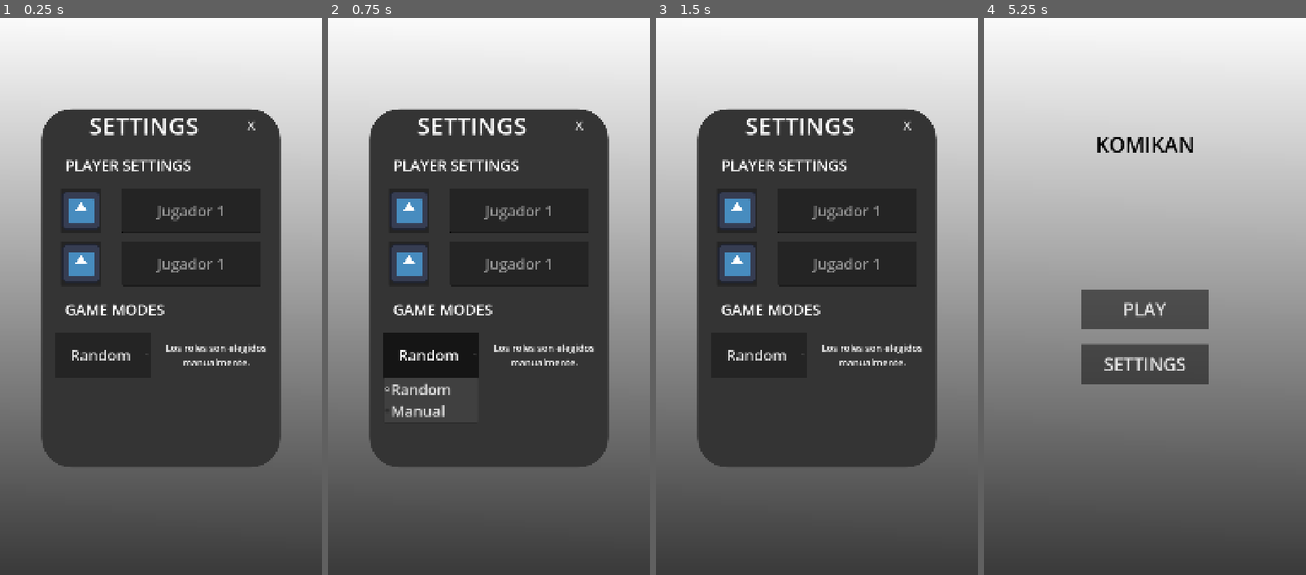
Above: before the commit, frames 1-4 (left to right).
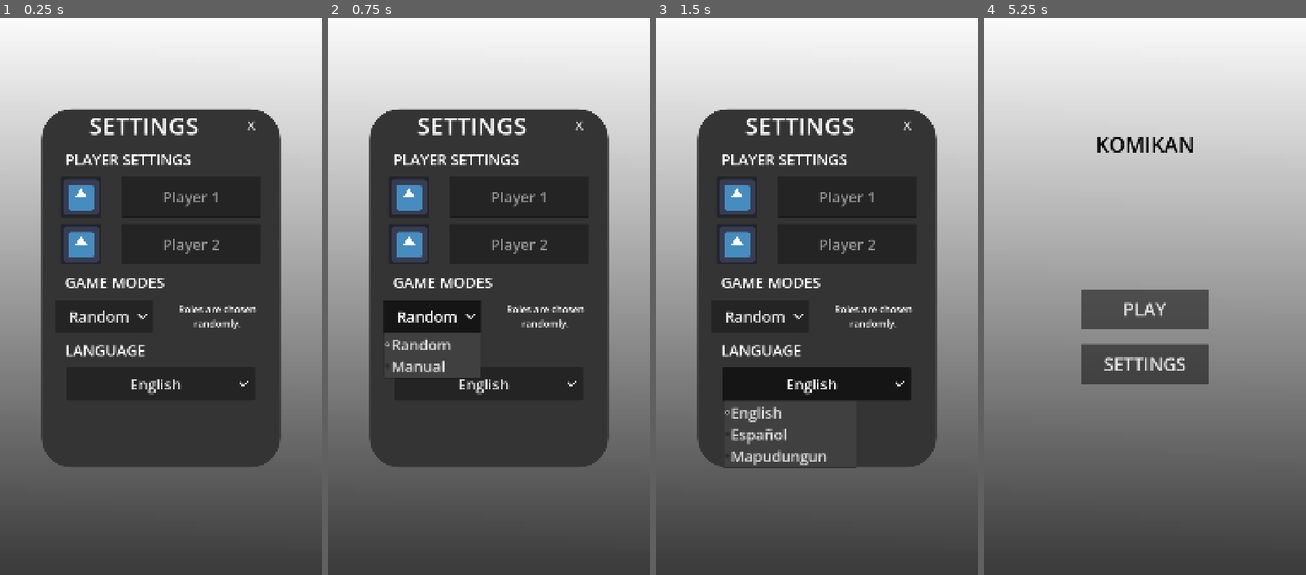
Above: after the commit, the same moments.

Repository: LeYohan-rgb/komikan
Game: Godot game, scene res://Scenes/main_menu.tscn
The game is run twice, just before and just after one commit, with the same random seed, the same clock (stepped at 60 frames per second) and the same inputs. The engine's default icon, where the game draws it, is replaced by a stand-in: a white triangle on a blue panel in a dark square.
Inputs (mouse positions are in pixels of both pictures, inside the frame that each line leads up to):
- Up to frame 1 (0.25 s): no input
- Up to frame 2 (0.75 s): click "Random" at 0.5 s
- Up to frame 3 (1.5 s): click (817, 385) at 1.25 s, where only the run after the commit has a clickable "English"
- Up to frame 4 (5.25 s): click "PLAY" at 2 s; click "PLAY" at 2.75 s; click (1064, 212) at 3.52 s; click "SETTINGS" at 4.25 s; click "X" at 5 s

The runs differ from the first frame. In frame 1, 5.0% of the frame differs, in the area x 19-83%, y 24-68%; in frame 2, 9.3%, in the area x 17-83%, y 24-72%; in frame 3, 8.8%; in frame 4, nothing differs.
Error after the commit: Parse Error: Property with inline code must go to an indented block. (res://Scripts/global.gd:10)

Commit message:
Added language customization for English, Spanish and Mapudungun

Diff:
--- a/Scenes/main_menu.tscn
+++ b/Scenes/main_menu.tscn
@@ -2,6 +2,7 @@
 
 [ext_resource type="Script" uid="uid://cixaqu08uye6m" path="res://Scripts/main_menu.gd" id="1_28flt"]
 [ext_resource type="Texture2D" uid="uid://dvfroeb7kkw8u" path="res://icon.svg" id="2_48xlc"]
+[ext_resource type="Texture2D" uid="uid://ds61lsjqyr8pa" path="res://Graphics/flecha_pabajo.png" id="3_1ehe0"]
 
 [sub_resource type="Gradient" id="Gradient_erv1k"]
 colors = PackedColorArray(0.23031491, 0.23031494, 0.23031494, 1, 1, 1, 1, 1)
@@ -32,7 +33,8 @@
 [sub_resource type="StyleBoxEmpty" id="StyleBoxEmpty_n45e2"]
 
 [sub_resource type="Theme" id="Theme_1ehe0"]
-OptionButton/icons/arrow = null
+OptionButton/constants/arrow_margin = 20
+OptionButton/icons/arrow = ExtResource("3_1ehe0")
 OptionButton/icons/icon = null
 PopupMenu/colors/font_color = Color(0.875, 0.875, 0.875, 1)
 PopupMenu/font_sizes/font_size = 50
@@ -216,7 +218,7 @@
 layout_mode = 2
 size_flags_horizontal = 3
 theme_override_font_sizes/font_size = 50
-placeholder_text = "Jugador 1"
+placeholder_text = "Player 1"
 alignment = 1
 max_length = 15
 
@@ -253,7 +255,7 @@
 layout_mode = 2
 size_flags_horizontal = 3
 theme_override_font_sizes/font_size = 50
-placeholder_text = "Jugador 1"
+placeholder_text = "Player 2"
 alignment = 1
 max_length = 15
 
@@ -278,7 +280,7 @@
 size_flags_horizontal = 3
 size_flags_stretch_ratio = 0.13
 
-[node name="OptionButton" type="OptionButton" parent="Center_setting/settings_panel/VBoxContainer/HBoxContainer4" unique_id=1104163667]
+[node name="game_mode_bttn" type="OptionButton" parent="Center_setting/settings_panel/VBoxContainer/HBoxContainer4" unique_id=1104163667]
 layout_mode = 2
 size_flags_horizontal = 3
 theme = SubResource("Theme_1ehe0")
@@ -296,13 +298,13 @@
 size_flags_horizontal = 3
 size_flags_stretch_ratio = 0.13
 
-[node name="Label" type="Label" parent="Center_setting/settings_panel/VBoxContainer/HBoxContainer4" unique_id=975679473]
+[node name="game_mode_desc" type="Label" parent="Center_setting/settings_panel/VBoxContainer/HBoxContainer4" unique_id=975679473]
 layout_mode = 2
 size_flags_horizontal = 3
 size_flags_vertical = 1
 theme_override_font_sizes/font_size = 32
-text = "Los roles son elegidos
-manualmente."
+text = "Roles are chosen
+randomly."
 horizontal_alignment = 1
 vertical_alignment = 1
 
@@ -311,7 +313,43 @@
 size_flags_horizontal = 3
 size_flags_stretch_ratio = 0.13
 
-[node name="Control3" type="Control" parent="Center_setting/settings_panel/VBoxContainer" unique_id=1845292886]
+[node name="Label4" type="Label" parent="Center_setting/settings_panel/VBoxContainer" unique_id=184758454]
+layout_mode = 2
+size_flags_vertical = 6
+theme_override_font_sizes/font_size = 50
+text = "      LANGUAGE"
+vertical_alignment = 1
+
+[node name="HBoxContainer5" type="HBoxContainer" parent="Center_setting/settings_panel/VBoxContainer" unique_id=177490001]
+layout_mode = 2
+size_flags_vertical = 3
+
+[node name="Control3" type="Control" parent="Center_setting/settings_panel/VBoxContainer/HBoxContainer5" unique_id=184373336]
+layout_mode = 2
+size_flags_horizontal = 3
+size_flags_stretch_ratio = 0.13
+
+[node name="language_btn" type="OptionButton" parent="Center_setting/settings_panel/VBoxContainer/HBoxContainer5" unique_id=1021255166]
+layout_mode = 2
+size_flags_horizontal = 3
+theme = SubResource("Theme_1ehe0")
+theme_override_font_sizes/font_size = 50
+alignment = 1
+selected = 0
+item_count = 3
+popup/item_0/text = "English"
+popup/item_0/id = 0
+popup/item_1/text = "Español"
+popup/item_1/id = 1
+popup/item_2/text = "Mapudungun"
+popup/item_2/id = 2
+
+[node name="Control4" type="Control" parent="Center_setting/settings_panel/VBoxContainer/HBoxContainer5" unique_id=141987395]
+layout_mode = 2
+size_flags_horizontal = 3
+size_flags_stretch_ratio = 0.13
+
+[node name="Control5" type="Control" parent="Center_setting/settings_panel/VBoxContainer" unique_id=1845292886]
 layout_mode = 2
 size_flags_vertical = 3
 size_flags_stretch_ratio = 2.0
@@ -321,3 +359,5 @@
 [connection signal="pressed" from="Center_setting/settings_panel/VBoxContainer/Settings_lbl/Button" to="." method="_on_button_pressed"]
 [connection signal="text_changed" from="Center_setting/settings_panel/VBoxContainer/jugador_1_lbl/player_1_name" to="." method="_on_player_1_name_text_changed"]
 [connection signal="text_changed" from="Center_setting/settings_panel/VBoxContainer/jugador_2_lbl/player_2_name" to="." method="_on_player_2_name_text_changed"]
+[connection signal="item_selected" from="Center_setting/settings_panel/VBoxContainer/HBoxContainer4/game_mode_bttn" to="." method="_on_game_mode_bttn_item_selected"]
+[connection signal="item_selected" from="Center_setting/settings_panel/VBoxContainer/HBoxContainer5/language_btn" to="." method="_on_languagebtn_item_selected"]
--- a/Scripts/global.gd
+++ b/Scripts/global.gd
@@ -1,4 +1,10 @@
 extends Node
 
-var player_name_1 = "Jugador 1"
-var player_name_2 = "Jugador 2"
+var player_name_1 = "Player 1"
+var player_name_2 = "Player 2"
+
+#0 - RANDOM; #1 - MANUAL
+var game_mode = 0
+
+#0 ENGLISH; #1 SPANISH; #2 MAPUDUNGUN
+var language_mode = 0 : int
--- a/Scripts/main_menu.gd
+++ b/Scripts/main_menu.gd
@@ -2,6 +2,7 @@
 
 @onready var settings_panel = $Center_setting/settings_panel
 @onready var settings_panel_centered = $Center_setting
+@onready var game_mode_desc = $Center_setting/settings_panel/VBoxContainer/HBoxContainer4/game_mode_desc
 
 
 func _ready() -> void:
@@ -28,3 +29,14 @@
 
 func _on_player_2_name_text_changed(new_text: String) -> void:
 	Global.player_name_2 = new_text
+
+
+func _on_game_mode_bttn_item_selected(index: int) -> void:
+	if index == 0:
+		game_mode_desc.text = "Roles are chosen\nrandomly."
+	if index == 1:
+		game_mode_desc.text = "Roles are chosen\nmanually."
+
+
+func _on_languagebtn_item_selected(index: int) -> void:
+	Global.language_mode = index
Binary file added: Graphics/flecha_pabajo.png
Not shown, added: Graphics/flecha_pabajo.png.import
